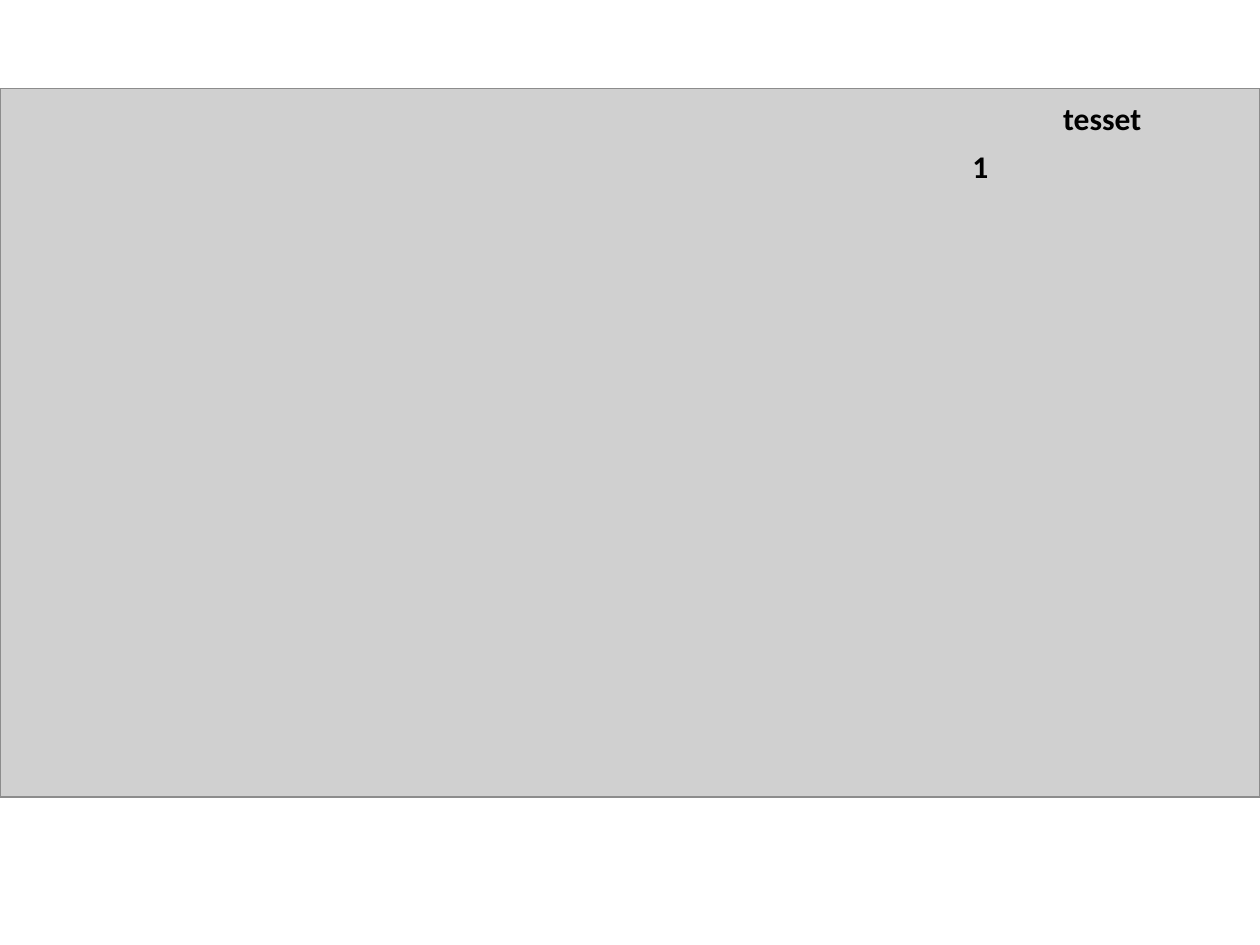
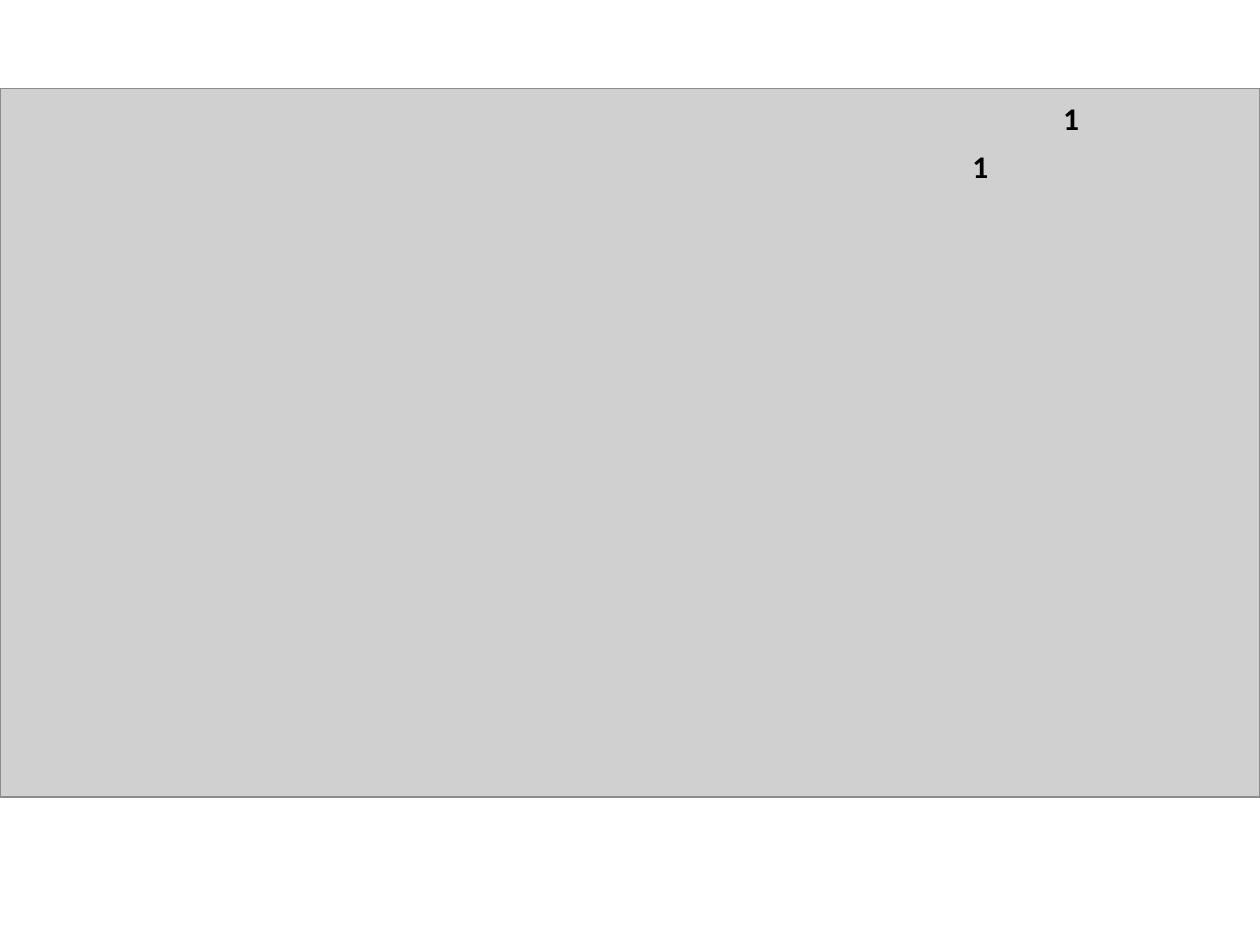
Before and after one commit to Caique0Og/AutomacaoAvaliativa, a slide deck: slide 2 of oldVersion/apresentacao_com_fundo_e_grafico.pptx. Drawn at 1260x945 pixels with LibreOffice and Linux fonts; fonts in the diff are those of the drawing; grey boxes stand for pictures. Boxes give left, top, right and bottom in pixels: in the first picture for what was removed or moved away, otherwise in the second. Text is boxed around its words. In the diff, an @@ line names an element or a change of style, - is before the commit and + after.

```diff
--- a/oldVersion/apresentacao_com_fundo_e_grafico.pptx
+++ b/oldVersion/apresentacao_com_fundo_e_grafico.pptx
@@ text at (1063, 109, 1079, 130): text changed @@
-tesset
+1
```
Also in this commit, not shown: 2 other slides changed, 32 other files.
